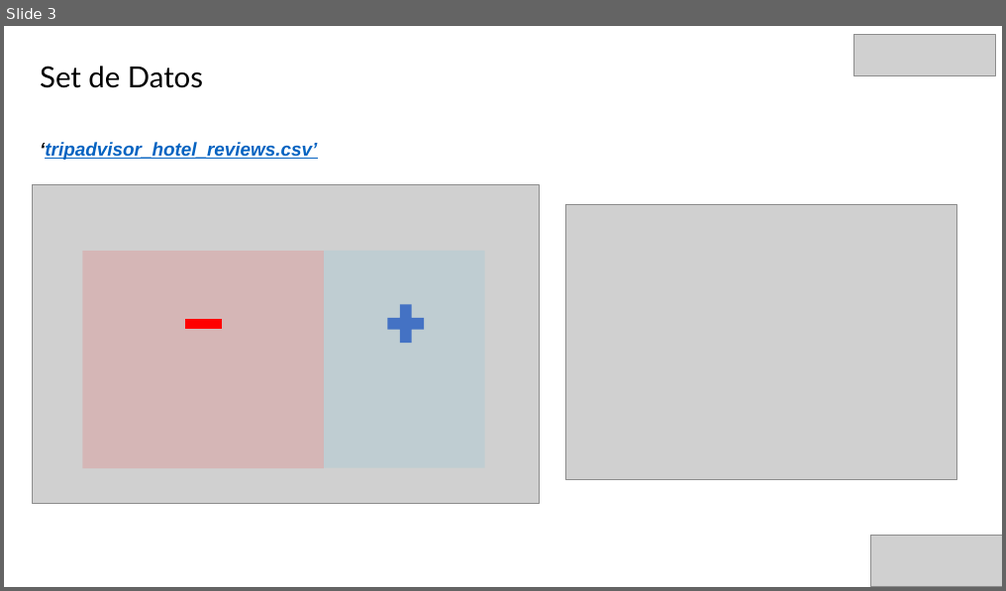
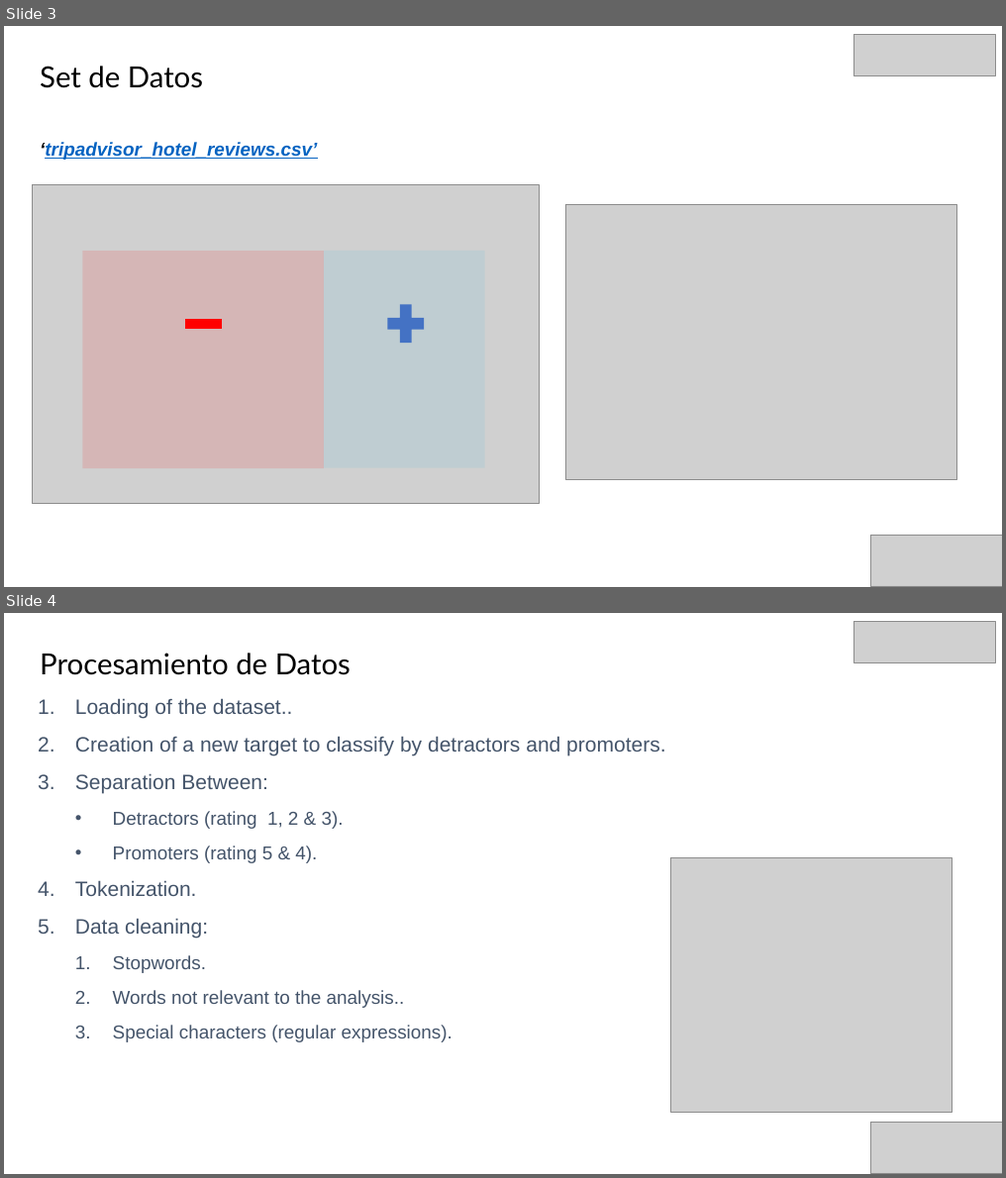
Before and after one commit to john30sg/TripAdvisorTopicModeling, a slide deck: TM_TP0G1_Zanelli_Spena_Sandoval_Biga.pptx. Shown one above the other, each under a label of ours: slide 3 before the commit, slides 3 and 4 after it. The pictures are 1006x591 and 1006x1178 pixels, drawn with LibreOffice and Linux fonts; fonts in the diff are those of the drawing; grey boxes stand for pictures. Boxes give left, top, right and bottom in pixels: in the first picture for what was removed or moved away, otherwise in the second. Text is boxed around its words. In the diff, an @@ line names an element or a change of style, - is before the commit and + after.

```diff
--- a/TM_TP0G1_Zanelli_Spena_Sandoval_Biga.pptx
+++ b/TM_TP0G1_Zanelli_Spena_Sandoval_Biga.pptx
@@ slide 4 added at <box>4,613,1002,1174</box>, background #FFFFFF @@
@@ picture added at <box>854,621,995,663</box> @@
@@ text added at <box>40,653,350,675</box>, 28 pt, text #000000 @@
+Procesamiento de Datos
@@ text added at <box>75,698,665,1043</box>, 18 pt, text #44546A @@
+1. Loading of the dataset..
+2. Creation of a new target to classify by detractors and promoters.
+3. Separation Between:
+  • Detractors (rating 1, 2 & 3).
+  • Promoters (rating 5 & 4).
+4. Tokenization.
+5. Data cleaning:
+  1. Stopwords.
+  2. Words not relevant to the analysis..
+  3. Special characters (regular expressions).
@@ picture added at <box>670,858,951,1112</box> @@
@@ picture added at <box>871,1122,1002,1174</box> @@
```
Also in this commit, not shown: 1 slide changed, 8 other slides added, 11 slides removed, 2 other files.
